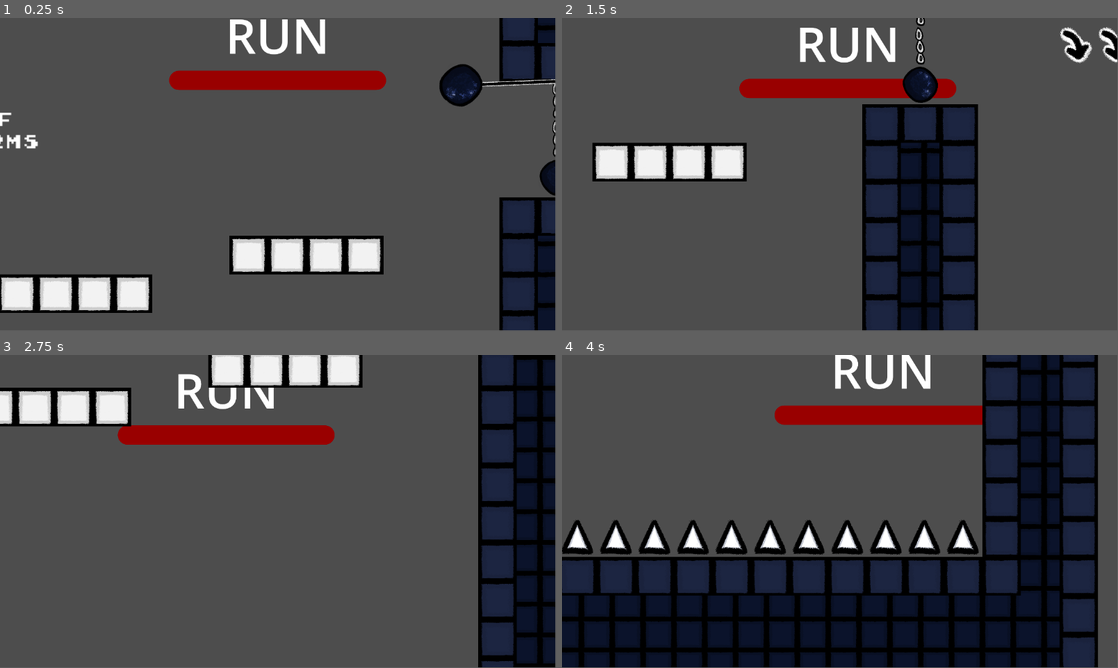
Above: before the commit, frames 1-4 (two rows, left to right).
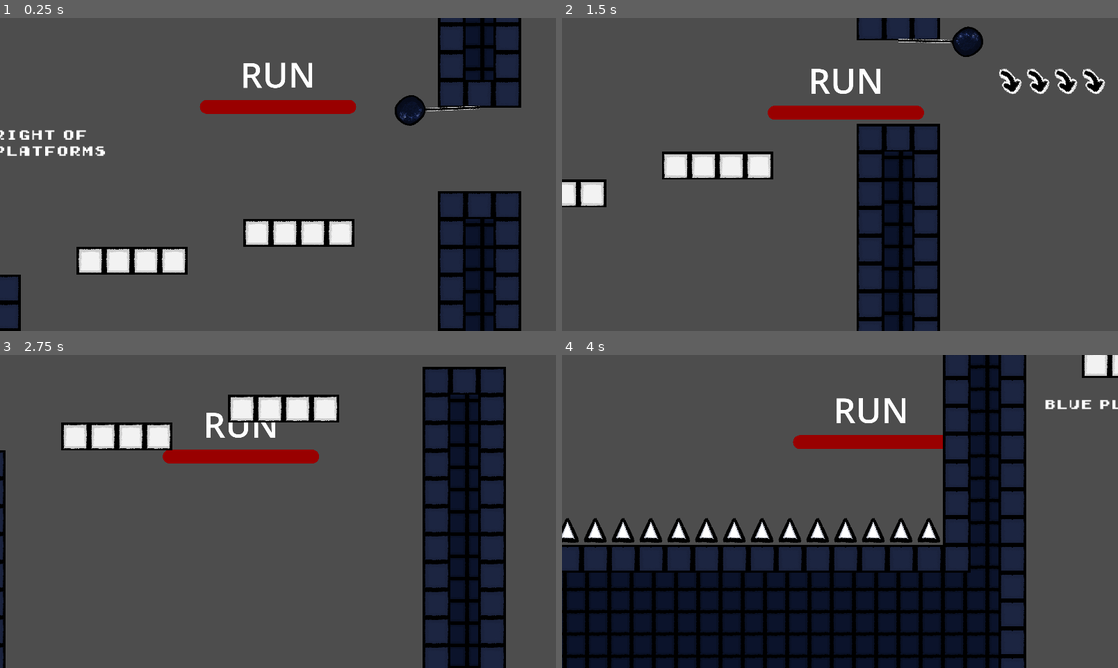
Above: after the commit, the same moments.

Repository: alexeiMikhail/evo
Game: Godot game, scene res://level_1.tscn
The game is run twice, just before and just after one commit, with the same random seed, the same clock (stepped at 60 frames per second) and the same inputs.
Inputs:
- Up to frame 1 (0.25 s): no input
- Up to frame 2 (1.5 s): tap Space at 0.5, 1.25 s; hold Right (move_right) from 0.53 s (still down); tap Shift (dash) at 0.6, 1.35 s; tap Up (jump) at 0.77 s
- Up to frame 3 (2.75 s): tap Up (jump) at 1.52 s; tap Space at 2 s; release Right (move_right) at 2.03 s; hold Left (move_left) from 2.03 s (still down); tap Shift (dash) at 2.1 s
- Up to frame 4 (4 s): tap Space at 2.75, 3.5 s; release Left (move_left) at 2.78 s; hold Right (move_right) from 2.78 s (still down); tap Shift (dash) at 2.85, 3.6 s; tap Up (jump) at 3.02, 3.77 s
In our replay, the window is 799x449 before the commit and 800x450 after it. These sizes can differ from the game's own. Grey fills any space a smaller window leaves; there, only what the larger window draws over its background counts as a difference.

The runs differ from the first frame. In frame 1, 29% of the frame differs, in the area x 0-100%, y 0-100%; in frame 2, 22%; in frame 3, 34%; in frame 4, 44%.
Error in both runs: Invalid call. Nonexistent function '_restart' in base 'Window'. (res://alien.gd:241)

Commit message:
Stretched camera to fit screen
Also removed fake wrecking ball

Diff:
--- a/level_1.tscn
+++ b/level_1.tscn
@@ -121,7 +121,7 @@
 starting_location = NodePath("../StartingLocation")
 
 [node name="Camera2D" type="Camera2D" parent="Alien"]
-zoom = Vector2(1.25, 1.25)
+zoom = Vector2(0.9, 0.9)
 process_callback = 0
 position_smoothing_enabled = true
 rotation_smoothing_enabled = true
@@ -132,7 +132,7 @@
 scale = Vector2(0.25, 0.25)
 tile_set = SubResource("TileSet_vi582")
 format = 2
-layer_0/tile_data = PackedInt32Array(393217, 65536, 0, 39321 …(4697 unchanged characters)…  -458676, 65536, 0, -393139, 65536, 0, -327603, 0, 4, -262067, 0, 4, -1703858, 65536, 0, -1638322, 65536, 0, -1572786, 65536, 0, -1507250, 65536, 0, -1441714, 65536, 0, -1376178, 65536, 0, -1310642, 65536, 0, -1245106, 65536, 0, -1179570, 65536, 0, -1114034, 65536, 0, -1048498, 65536, 0, -982962, 65536, 0, -917426, 65536, 0, -851890, 65536, 0, -786354, 65536, 0, -720818, 65536, 0, -655282, 65536, 0, -589746, 65536, 0, -524210, 65536, 0, -458674, 65536, 0, -393140, 65536, 0, -196531, 65536, 4, -393138, 65536, 0, 589900, 65536, 0, 6 …(44673 unchanged characters)…
+layer_0/tile_data = PackedInt32Array(393217, 65536, 0, 39321 …(4697 unchanged characters)…  -458676, 65536, 0, -393139, 65536, 0, -1703858, 65536, 0, -1638322, 65536, 0, -1572786, 65536, 0, -1507250, 65536, 0, -1441714, 65536, 0, -1376178, 65536, 0, -1310642, 65536, 0, -1245106, 65536, 0, -1179570, 65536, 0, -1114034, 65536, 0, -1048498, 65536, 0, -982962, 65536, 0, -917426, 65536, 0, -851890, 65536, 0, -786354, 65536, 0, -720818, 65536, 0, -655282, 65536, 0, -589746, 65536, 0, -524210, 65536, 0, -458674, 65536, 0, -393140, 65536, 0, -393138, 65536, 0, 589900, 65536, 0, 6 …(44673 unchanged characters)…
 
 [node name="Water" parent="." instance=ExtResource("3_fwl85")]
 
--- a/project.godot
+++ b/project.godot
@@ -13,6 +13,10 @@
 config/name="Evo"
 run/main_scene="res://level_1.tscn"
 config/features=PackedStringArray("4.3", "GL Compatibility")
+
+[display]
+
+window/stretch/mode="canvas_items"
 
 [input]
 
